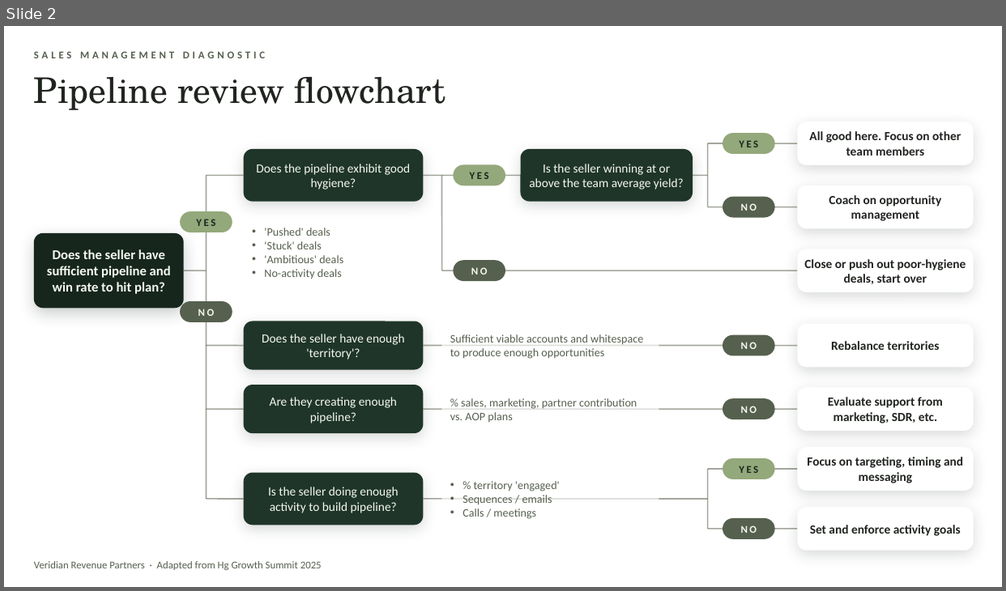
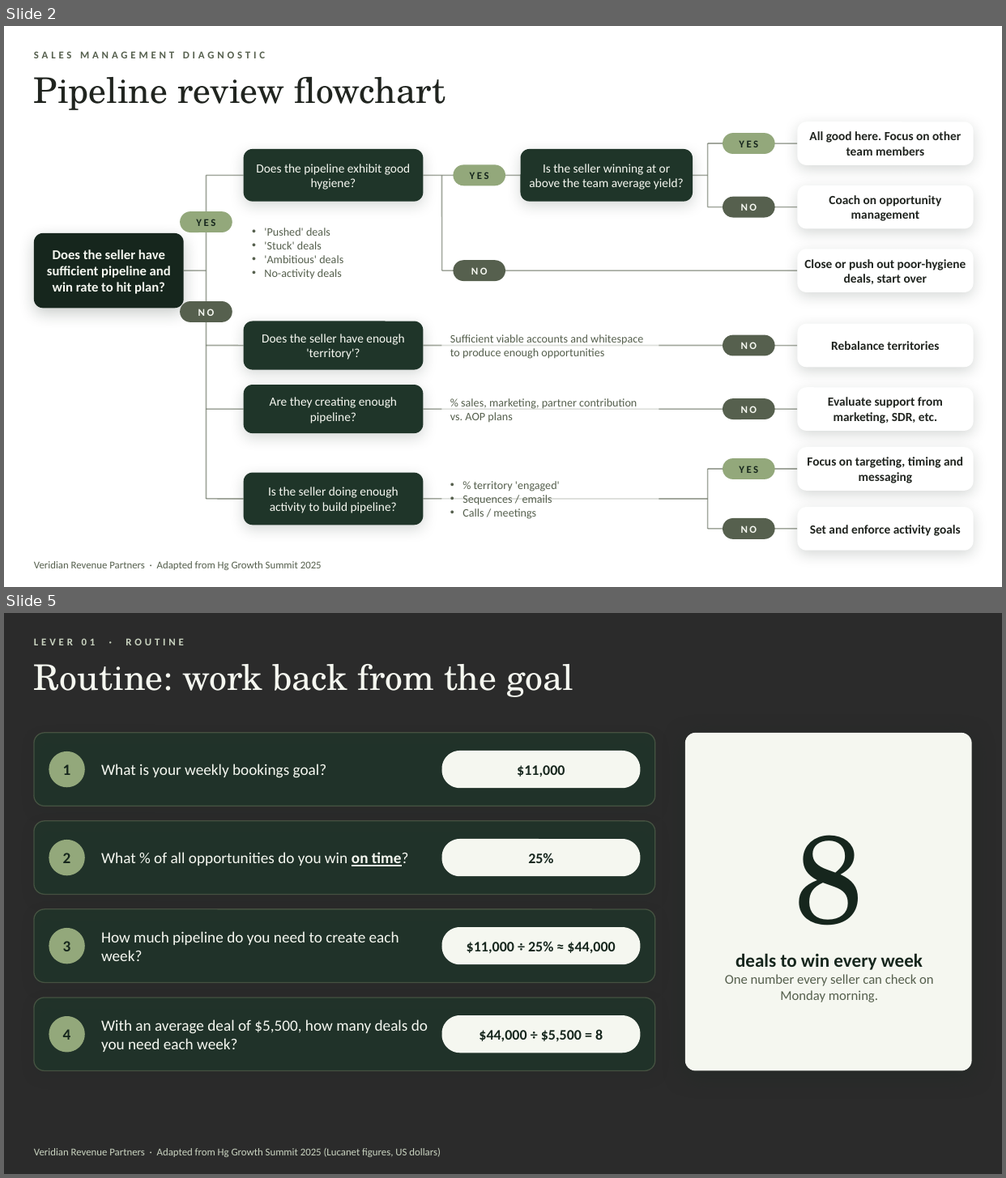
Before and after one commit to PaulPrice1982/Personal-, a slide deck: growth-summit-2025/Revenue_Frameworks_Deck.pptx. Shown one above the other, each under a label of ours: slide 2 before the commit, slides 2 and 5 after it; the slides between them are not shown. The pictures are 1006x591 and 1006x1178 pixels, drawn with LibreOffice and Linux fonts; fonts in the diff are those of the drawing; background and template pictures are left out; a plain dark background stands for a picture behind light text. Boxes give left, top, right and bottom in pixels: in the first picture for what was removed or moved away, otherwise in the second. Text is boxed around its words. In the diff, an @@ line names an element or a change of style, - is before the commit and + after.

```diff
--- a/growth-summit-2025/Revenue_Frameworks_Deck.pptx
+++ b/growth-summit-2025/Revenue_Frameworks_Deck.pptx
@@ slide 5 added at [4,613,1002,1174], background picture (left out) @@
@@ text added at [34,638,184,645], 10 pt, text #C9D3C0, bold @@
+LEVER 01 · ROUTINE
@@ title added at [34,664,573,697], 34 pt, text #F5F7F0 @@
+Routine: work back from the goal
@@ rounded rectangle added at [34,733,655,806], fill #1F3529 at 80% opacity, outline #93A87B 1 pt @@
@@ rounded rectangle added at [685,733,972,1071], fill #F5F7F0 @@
@@ ellipse added at [49,752,85,787], fill #93A87B, 15 pt, text #16261D, bold @@
+1
@@ rounded rectangle added at [442,751,641,788], fill #F5F7F0, 14 pt, text #16261D, bold @@
+$11,000
@@ text added at [101,764,327,778], 15 pt, text #F5F7F0 @@
+What is your weekly bookings goal?
@@ rounded rectangle added at [34,821,655,895], fill #1F3529 at 80% opacity, outline #93A87B 1 pt @@
@@ ellipse added at [49,840,85,875], fill #93A87B, 15 pt, text #16261D, bold @@
+2
@@ text added at [101,852,409,867], 15 pt, text #F5F7F0 @@
+What % of all opportunities do you win on time?
@@ rounded rectangle added at [442,839,641,876], fill #F5F7F0, 14 pt, text #16261D, bold @@
+25%
@@ text added at [725,835,934,1003], 13 pt, text #56604E @@
+8
+deals to win every week
+One number every seller can check on Monday morning.
@@ rounded rectangle added at [34,909,655,983], fill #1F3529 at 80% opacity, outline #93A87B 1 pt @@
@@ ellipse added at [49,928,85,964], fill #93A87B, 15 pt, text #16261D, bold @@
+3
@@ rounded rectangle added at [442,927,641,965], fill #F5F7F0, 14 pt, text #16261D, bold @@
+$11,000 ÷ 25% ≈ $44,000
@@ text added at [101,931,399,961], 15 pt, text #F5F7F0 @@
+How much pipeline do you need to create each week?
@@ rounded rectangle added at [34,998,655,1071], fill #1F3529 at 80% opacity, outline #93A87B 1 pt @@
@@ ellipse added at [49,1016,85,1053], fill #93A87B, 15 pt, text #16261D, bold @@
+4
@@ text added at [101,1020,428,1052], 15 pt, text #F5F7F0 @@
+With an average deal of $5,500, how many deals do you need each week?
@@ rounded rectangle added at [442,1016,641,1053], fill #F5F7F0, 14 pt, text #16261D, bold @@
+$44,000 ÷ $5,500 = 8
@@ text added at [34,1148,441,1157], 10 pt, text #C9D3C0 @@
+Veridian Revenue Partners · Adapted from Hg Growth Summit 2025 (Lucanet figures, US dollars)
```
Also in this commit, not shown: 7 other slides changed, 40 other slides added.
